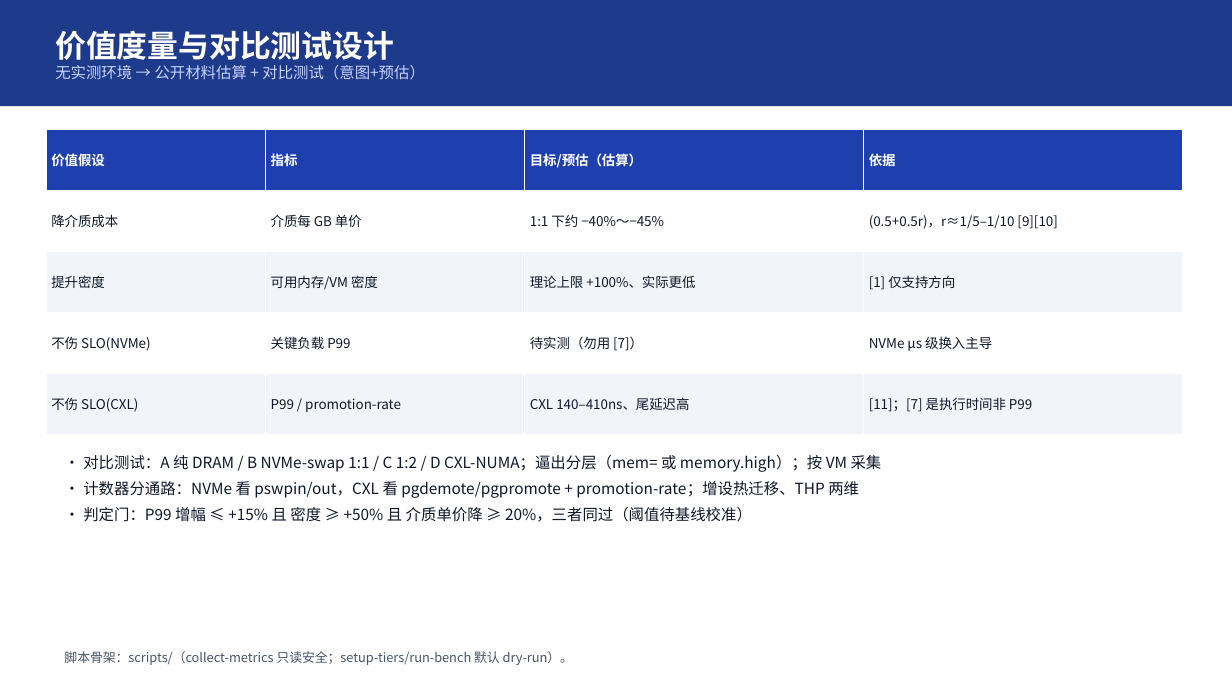
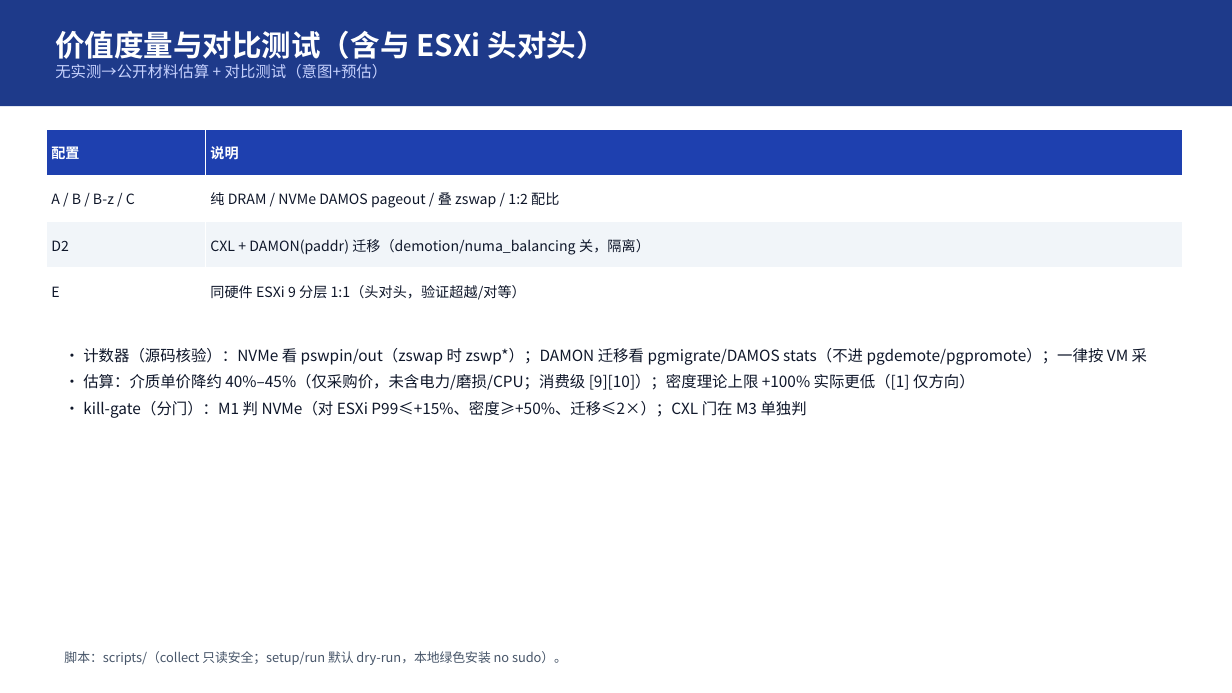
Before and after one commit to turtacn/storm, a slide deck: slide 13 of docs/harness-sop/examples/memory-tiring-p2v/mt-v1.pptx. Drawn at 1232x693 pixels with LibreOffice and Linux fonts; fonts in the diff are those of the drawing. Boxes give left, top, right and bottom in pixels: in the first picture for what was removed or moved away, otherwise in the second. Text is boxed around its words. In the diff, an @@ line names an element or a change of style, - is before the commit and + after.

```diff
--- a/docs/harness-sop/examples/memory-tiring-p2v/mt-v1.pptx
+++ b/docs/harness-sop/examples/memory-tiring-p2v/mt-v1.pptx
@@ text at box(55, 30, 606, 79): text changed @@
-价值度量与对比测试设计
-无实测环境 → 公开材料估算 + 对比测试（意图+预估）
+价值度量与对比测试（含与 ESXi 头对头）
+无实测→公开材料估算 + 对比测试（意图+预估）
@@ table at box(46, 129, 1183, 314) @@
-价值假设 | 指标 | 目标/预估（估算） | 依据
-降介质成本 | 介质每 GB 单价 | 1:1 下约 −40%〜−45% | (0.5+0.5r)，r≈1/5–1/10 [9][10]
-提升密度 | 可用内存/VM 密度 | 理论上限 +100%、实际更低 | [1] 仅支持方向
-不伤 SLO(NVMe) | 关键负载 P99 | 待实测（勿用 [7]） | NVMe µs 级换入主导
-不伤 SLO(CXL) | P99 / promotion-rate | CXL 140–410ns、尾延迟高 | [11]；[7] 是执行时间非 P99
+配置 | 说明
+A / B / B-z / C | 纯 DRAM / NVMe DAMOS pageout / 叠 zswap / 1:2 配比
+D2 | CXL + DAMON(paddr) 迁移（demotion/numa_balancing 关，隔离）
+E | 同硬件 ESXi 9 分层 1:1（头对头，验证超越/对等）
@@ text at box(83, 348, 1147, 418): text changed @@
-• 对比测试：A 纯 DRAM / B NVMe-swap 1:1 / C 1:2 / D CXL-NUMA；逼出分层（mem= 或 memory.high）；按 VM 采集
-• 计数器分通路：NVMe 看 pswpin/out，CXL 看 pgdemote/pgpromote + promotion-rate；增设热迁移、THP 两维
-• 判定门：P99 增幅 ≤ +15% 且 密度 ≥ +50% 且 介质单价降 ≥ 20%，三者同过（阈值待基线校准）
+• 计数器（源码核验）：NVMe 看 pswpin/out（zswap 时 zswp*）；DAMON 迁移看 pgmigrate/DAMOS stats（不进 pgdemote/pgpromote）；一律按 VM 采
+• 估算：介质单价降约 40%–45%（仅采购价，未含电力/磨损/CPU；消费级 [9][10]）；密度理论上限 +100% 实际更低（[1] 仅方向）
+• kill-gate（分门）：M1 判 NVMe（对 ESXi P99≤+15%、密度≥+50%、迁移≤2×）；CXL 门在 M3 单独判
@@ text at box(64, 651, 567, 665): text changed @@
-脚本骨架：scripts/（collect-metrics 只读安全；setup-tiers/run-bench 默认 dry-run）。
+脚本：scripts/（collect 只读安全；setup/run 默认 dry-run，本地绿色安装 no sudo）。
```
Also in this commit, not shown: 15 other slides changed, 10 other files.
